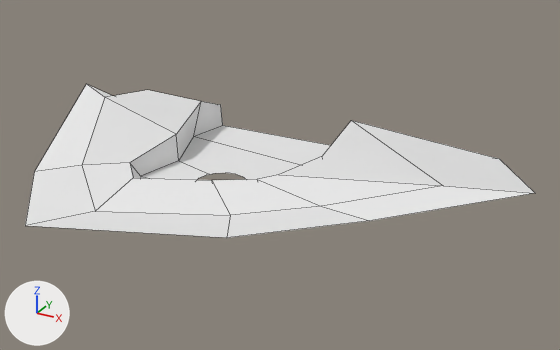
The FBX model GMTK2025/Assets/GMTK2025/Models/topSection.fbx: old version first, new version second.
Rendered twice from a camera (50 mm lens) standing at (57.2, -125.9, 62.6) and looking at (9.2, -38.7, 18.9). Lighting does not change. The marker at lower left points along +X, +Y and +Z. Mesh edges are drawn as thin lines. Where no turn or scale is listed for an object, it has been applied to the vertices.

Objects in the first picture: 'Entrance.001'.
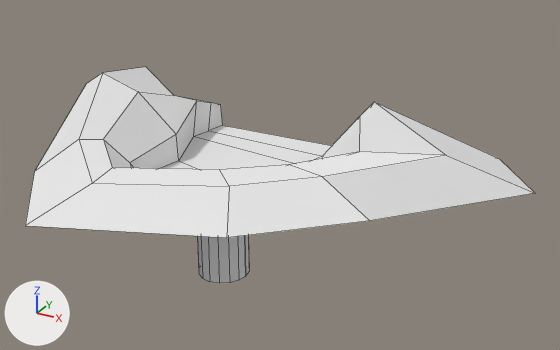
What changed in the scene script:
```text
Change me_cube_003:
    used by ob_entrance_001; location = (0.0, 0.0, 0.0)
    remove me_cube_003.from_pydata(...)  # 55 vertices, 30 faces; spans x -29.0..43.7, y -66.8..-14.9, z 11.7..25.7
    add me_cube_003.from_pydata(...)  # 84 vertices, 59 faces; spans x -29.0..43.7, y -66.8..-14.9, z 3.4..29.6
    me_cube_003 part 1
    1 vertex is removed from x -11.7, y -27.1, z 23.1
    12 faces are deleted
    6 vertices in x -21.1..33.8, y -59.2..-29.6, z 18.5..25.7 move by (0.0, 0.0, 3.9)
    3 vertices move from x -14.8..13.6, y -52.1..-21.6, z 17.5..23.4 to x -14.8..17.3, y -52.1..-21.6, z 17.5..27.0
    12 vertices are added at x -16.1..23.4, y -55.8..-24.6, z 17.5..27.5
    18 new vertices lie (0.0, 0.0, -14.1) away from vertices in x -2.0..5.5, y -46.2..-38.6, z 17.5
    41 new faces join them
```

Location of each change, (x1, y1, x2, y2) in pixels of the pictures (560 x 350 px):
'Entrance.001', reshaped (40% taller)
    before: (25, 84, 535, 238)
    after: (25, 67, 535, 283)
